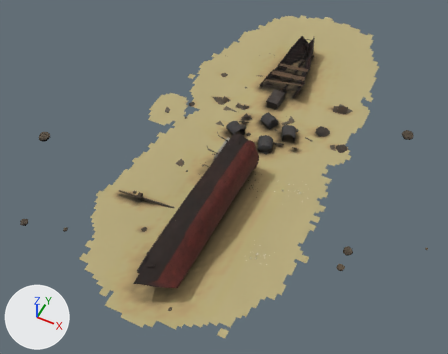
One commit to the glTF model models/item/Q1664018/model.glb: the scene before it, then after it.
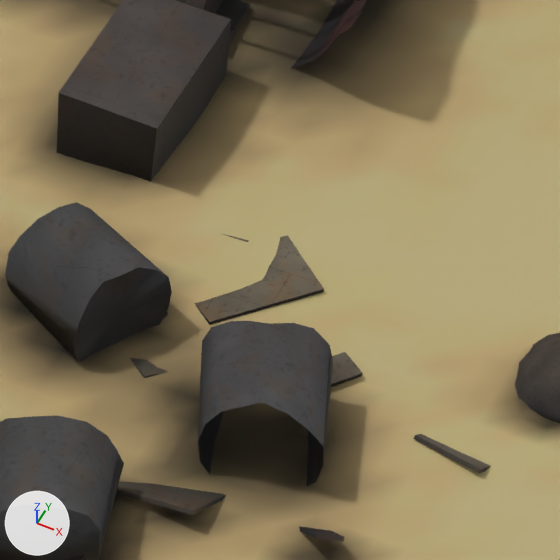
The first picture shows the older version from a 50 mm lens placed at (50.4, -117.3, 128.3), pointed at (-2.8, -10.8, -4.9). The close-ups show the older and then the newer version on the part from 58% to 72% of the width and 26% to 43% of the height of that picture. Only the edits that show in the close-ups are written down. Arrows for +X, +Y and +Z are at lower left; the lights stay in place. Where no turn or scale is listed for an object, it has been applied to the vertices. Vertices at exactly the same position are counted once.

In view in the first close-up: 'debris_field_2', 'sediment_4', 'stern_section_1', 'stones_3'.
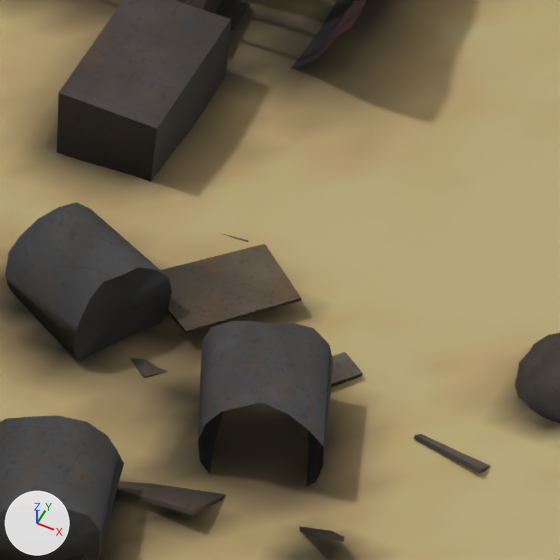
Where the newer file only moved an object's origin or applied its transform, the numbers keep the older frame.

Pixel boxes (x1, y1, x2, y2) of what changed, in the close-ups (560 x 560 px; the box of a moved part takes in the faces that stretch with it):
part 1 of me_debris_field_2, moved or reshaped: before (194, 235, 324, 325); after (161, 244, 301, 334)
part 2 of me_sediment_4, recoloured (darker): (147, 259, 296, 369) in both
part 3 of me_sediment_4, edited (looks the same): (131, 220, 366, 340) in both

Patch to the scene script:
```diff
--- a/models/item/Q1664018/model.glb.py
+++ b/models/item/Q1664018/model.glb.py
@@ me_debris_field_2 @@
 me_debris_field_2.from_pydata(...)  # 488 vertices, 708 faces; spans x -26.9..26.9, y -32.6..32.6, z -2.4..2.4
 # used by ob_debris_field_2; location = (-2.97, -0.5, 1.22)
+# me_debris_field_2 part 1: the loose piece of 8 vertices spanning x 6.3..11.4, y 11.6..16.5, z -0.9..-0.6 is moved by (-0.3, -1.3, 0.5)
 me_debris_field_2.materials.append(mat_steel)
@@ me_sediment_4 @@
 me_sediment_4.from_pydata(...)  # 6704 vertices, 12862 faces; spans x -32.0..32.0, y -67.5..67.5, z -0.9..0.9
 # used by ob_sediment_4; location = (-2.0, 3.5, 0.55)
+# me_sediment_4 part 2: 219 faces centred in x -20.7..9.7, y -37.8..9.8, z -0.5..0.8 are repainted in the vertex colours; the middle colour goes from brown #867551 to brown #7c6a4b
+# me_sediment_4 part 3: 301 faces centred in x -25.7..11.7, y -62.8..12.2, z -0.7..0.6 are repainted in the vertex colours; the middle colour goes from yellow #b8a472 to yellow #b8a775
 me_sediment_4.materials.append(mat_sediment)
```
